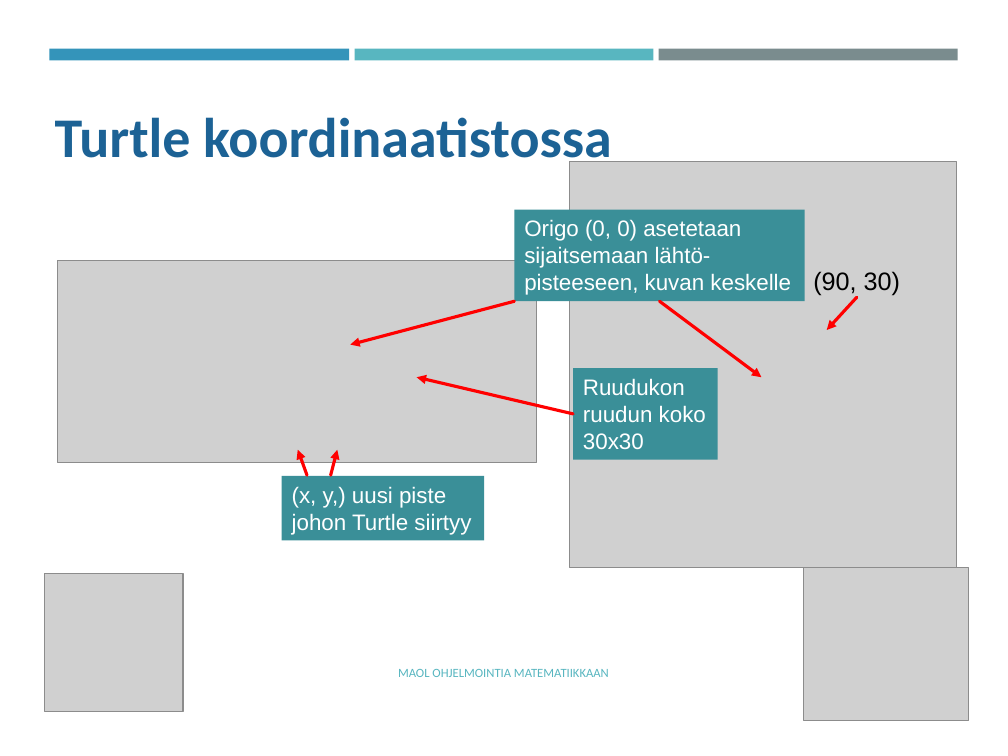
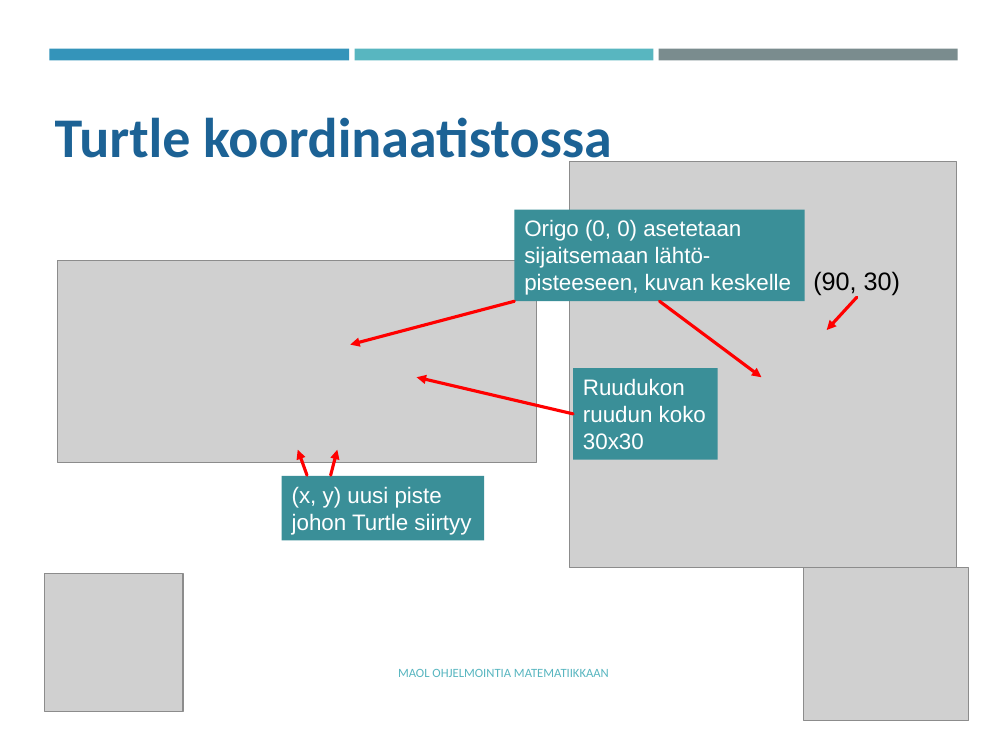
Before and after one commit to tyynetyyne/tyynetyyne.github.io, a slide deck: slide 4 of tehtavat/tiedostot/maol/power_point/Racket-MAOL-5-6-turtle2.pptx. Drawn at 1008x756 pixels with LibreOffice and Linux fonts; fonts in the diff are those of the drawing; grey boxes stand for pictures. Boxes give left, top, right and bottom in pixels: in the first picture for what was removed or moved away, otherwise in the second. Text is boxed around its words. In the diff, an @@ line names an element or a change of style, - is before the commit and + after.

```diff
--- a/tehtavat/tiedostot/maol/power_point/Racket-MAOL-5-6-turtle2.pptx
+++ b/tehtavat/tiedostot/maol/power_point/Racket-MAOL-5-6-turtle2.pptx
@@ text in rectangle at (292, 486, 442, 508): text changed @@
-(x, y,) uusi piste
+(x, y) uusi piste
```
Also in this commit, not shown: 3 other slides changed, 1 other file.
